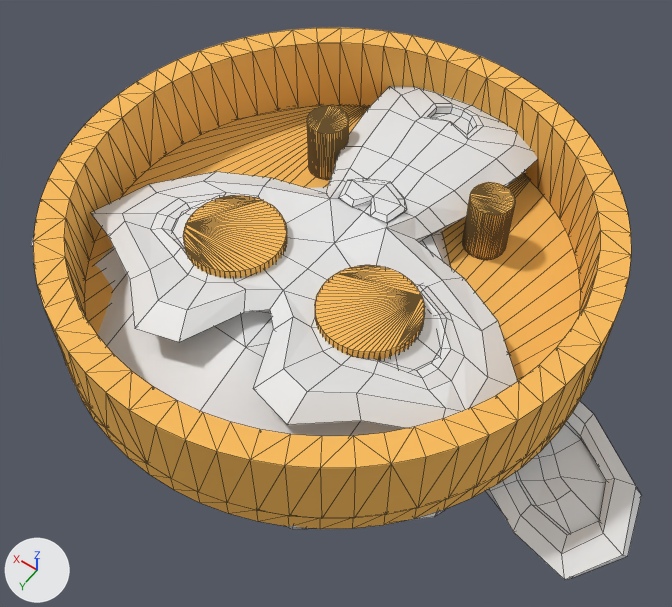
The Blender file 4. Joining Objects.blend as it was, and as the next commit left it.
Both versions are drawn from a 50 mm lens placed at (-31.5, 45.0, 67.4), pointed at (-0.8, 2.1, -0.1). The lights are fixed; the arrows at lower left show +X, +Y and +Z. The first picture is the older version. Mesh edges are drawn as thin lines.

Objects in the first picture: 'Suzanne', 'obj_0.001', 'obj_0.002', 'obj_0.004', 'obj_0.005', 'obj_0.006', 'obj_0.007'.
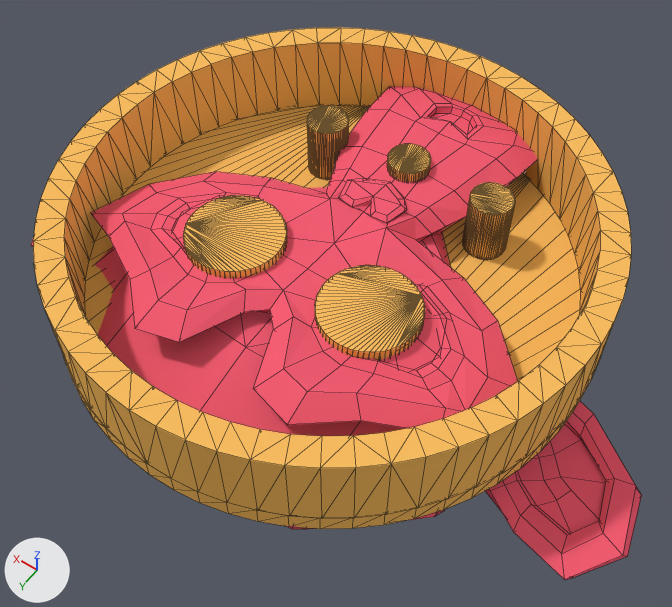
Edits to the scene script, one JSON object a line:
```json
{"op": "add", "block": "mat_color_15277357", "code": ["mat_color_15277357 = principled_material('color_15277357')", "mat_color_15277357.base_color = (0.914, 0.114, 0.176)  # red #f55f74", "mat_color_15277357.roughness = 1.0", "mat_color_15277357.specular_ior_level = 0.0"]}
{"op": "add", "block": "mat_color_16089887_001", "code": ["mat_color_16089887_001 = principled_material('color_16089887.001')", "mat_color_16089887_001.base_color = (0.961, 0.514, 0.122)  # orange #fbbe62", "mat_color_16089887_001.roughness = 1.0", "mat_color_16089887_001.specular_ior_level = 0.0"]}
{"block": "me_suzanne", "where": "me_suzanne.from_pydata(...)  # 507 vertices, 500 faces; spans x -1.37..1.37, y -0.85..0.85, z -0.98..0.98"}
{"op": "add", "block": "me_suzanne", "code": "me_suzanne.materials.append(mat_color_15277357)  # red #f55f74"}
{"op": "add", "block": "me_obj_0_008", "code": ["me_obj_0_008 = bpy.data.meshes.new('obj_0.008')", "me_obj_0_008.from_pydata(...)  # 128 vertices, 252 faces; spans x 6.96..10.96, y -2.0..2.0, z -3.0..3.0", "me_obj_0_008.materials.append(mat_color_16089887_001)  # orange #fbbe62"]}
{"op": "add", "block": "ob_obj_0_003", "code": ["ob_obj_0_003 = bpy.data.objects.new('obj_0.003', me_obj_0_008)", "ob_obj_0_003.location = (-9.1, -10.5, 5.0)", "ob_obj_0_003.rotation_euler = (3.142, 3.142, -3.142)  # degrees (180, 180, -180)"]}
```

Location of each change, [x1, y1, x2, y2] in pixels of the pictures (672 x 607 px):
```json
{"object": "Suzanne", "change": "recoloured", "before": [31, 86, 642, 580], "after": [31, 86, 642, 580], "on screen": "white to red"}
{"object": "obj_0.003", "change": "added", "after": [387, 144, 431, 182], "on screen": "orange"}
```
